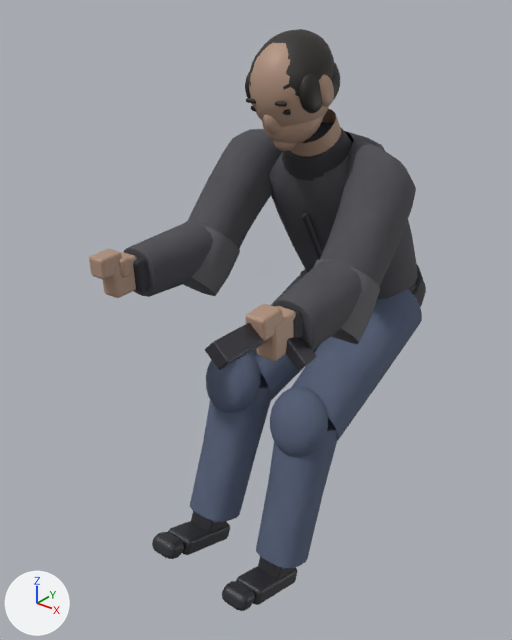
What one commit did to the Blender file game/ArtSources/player/source.blend.
The view is the same before and after, from a 50 mm lens placed at (0.964, -1.712, 2.592), pointed at (-0.056, -0.437, 1.802). The axes (+X, +Y, +Z) are drawn at lower left. The lights are the same throughout. The picture after the commit comes second. Both versions are drawn at frame 199 of the action 'pivot_spineAction'; the numbers are the values there.

The first picture shows 'fore_l', 'fore_r', 'hair_cap', 'head', 'jkt_torso', 'kneepad_r', 'shin_l', 'shin_r', 'sleeve_l', 'sleeve_r', 'thigh_l', 'thigh_r' and 31 more.
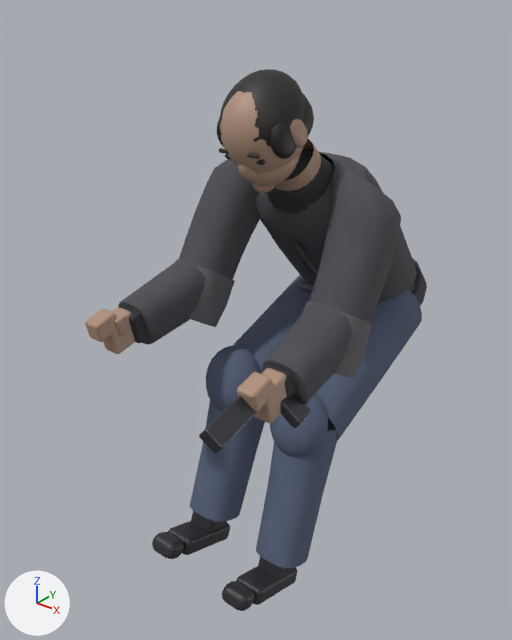
ob_pivot_spine is not drawn itself; it is the parent of ob_pivot_head, ob_pivot_shoulder_l, ob_pivot_shoulder_r, ob_jkt_torso, ob_jkt_yoke, ob_jkt_hem, ob_jkt_collar, ob_jkt_placket.

Boxes [x1, y1, x2, y2] around the edits, measured in the pictures (512 x 640 px):
'sleeve_r', turned
    before: [320, 140, 416, 287]
    after: [309, 167, 401, 323]
'jkt_torso', turned
    before: [269, 131, 418, 299]
    after: [255, 151, 417, 302]
'sleeve_l', turned
    before: [187, 129, 284, 248]
    after: [178, 159, 260, 279]
'fore_r', turned
    before: [271, 259, 362, 350]
    after: [262, 302, 352, 405]
'fore_l', turned
    before: [124, 221, 213, 297]
    after: [118, 259, 206, 345]
'head', turned
    before: [249, 43, 329, 127]
    after: [220, 91, 304, 174]
'hair_cap', turned
    before: [249, 29, 334, 96]
    after: [219, 69, 305, 146]
'jkt_collar', turned
    before: [283, 122, 352, 181]
    after: [266, 149, 335, 214]
'pistol_slide', turned
    before: [205, 323, 270, 370]
    after: [199, 396, 257, 454]
'fold_l', turned
    before: [183, 221, 240, 296]
    after: [176, 260, 235, 327]
'fold_r', turned
    before: [314, 259, 380, 344]
    after: [303, 301, 372, 379]
'palm_r', turned
    before: [256, 306, 296, 361]
    after: [254, 368, 287, 423]
'fingers_r', turned
    before: [246, 304, 282, 341]
    after: [237, 372, 272, 412]
'neck', turned
    before: [290, 109, 341, 156]
    after: [275, 139, 321, 191]
'palm_l', turned
    before: [102, 252, 137, 298]
    after: [103, 307, 135, 354]
'temple_hair_r', turned
    before: [299, 74, 323, 113]
    after: [270, 123, 297, 159]
'fingers_l', turned
    before: [89, 249, 121, 279]
    after: [85, 309, 116, 342]
'jaw', turned
    before: [262, 116, 323, 144]
    after: [248, 156, 300, 187]
'pistol_grip', turned
    before: [286, 337, 316, 370]
    after: [280, 394, 311, 428]
'cuff_l', turned
    before: [128, 253, 150, 292]
    after: [121, 306, 148, 343]
'ear_r', turned
    before: [319, 75, 334, 106]
    after: [290, 119, 308, 148]
'jkt_placket', turned
    before: [302, 212, 323, 260]
    after: [291, 240, 318, 280]
'cuff_r', turned
    before: [274, 304, 302, 338]
    after: [260, 364, 296, 397]
'hair_back', turned
    before: [331, 62, 340, 102]
    after: [303, 94, 314, 138]
'nose', turned
    before: [263, 114, 281, 135]
    after: [238, 165, 257, 182]
'thumb_l', turned
    before: [119, 257, 131, 277]
    after: [114, 315, 128, 335]
'jkt_hem', turned
    before: [412, 265, 426, 307]
    after: [412, 258, 427, 306]
'chin', turned
    before: [273, 141, 297, 151]
    after: [252, 185, 276, 193]
'temple_hair_l', turned (mostly hidden)
    before: [245, 71, 253, 105]
    after: [217, 118, 224, 147]
'jkt_pocket_l', turned (mostly hidden before)
    before: [300, 271, 308, 278]
    after: [299, 282, 314, 293]
'brow_r', turned
    before: [275, 101, 287, 107]
    after: [247, 153, 260, 159]
'brow_l', turned
    before: [246, 98, 256, 104]
    after: [219, 148, 229, 154]
'eye_r', turned
    before: [283, 109, 291, 115]
    after: [257, 160, 265, 165]
'eye_l', turned
    before: [251, 105, 257, 112]
    after: [225, 154, 231, 160]

The change, as a list of edits to the scene's bpy script:
```text
Change ob_pivot_spine:
    ob_pivot_spine.rotation_euler: (-0.558, 0.0, 0.0) -> (-0.74, 0.0, 0.0)  # degrees (-32, 0, 0) -> degrees (-42, 0, 0)
```
